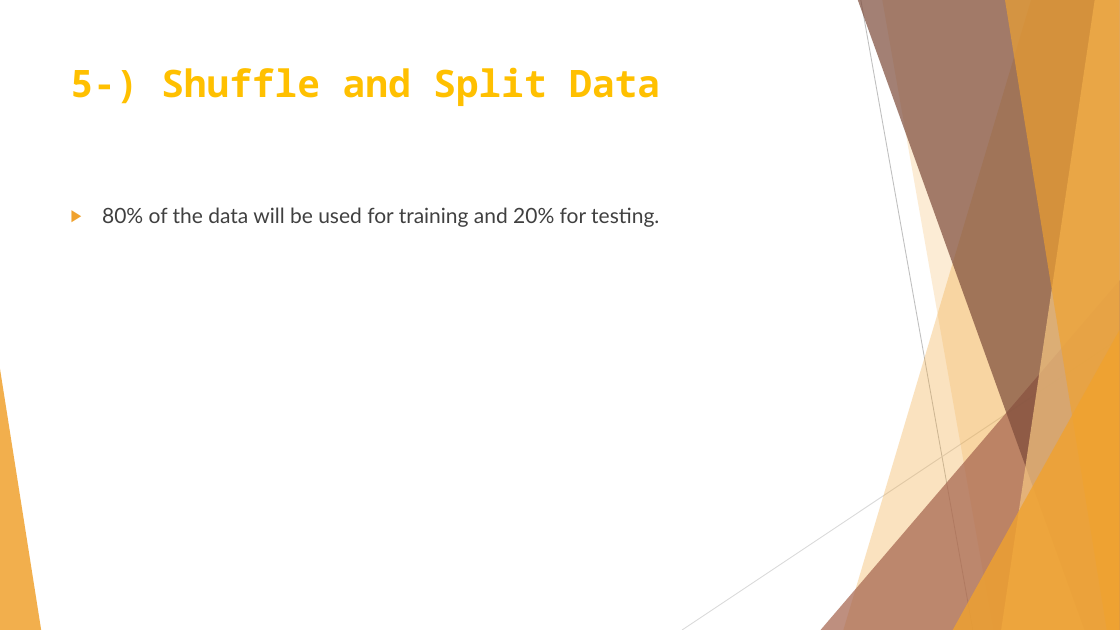
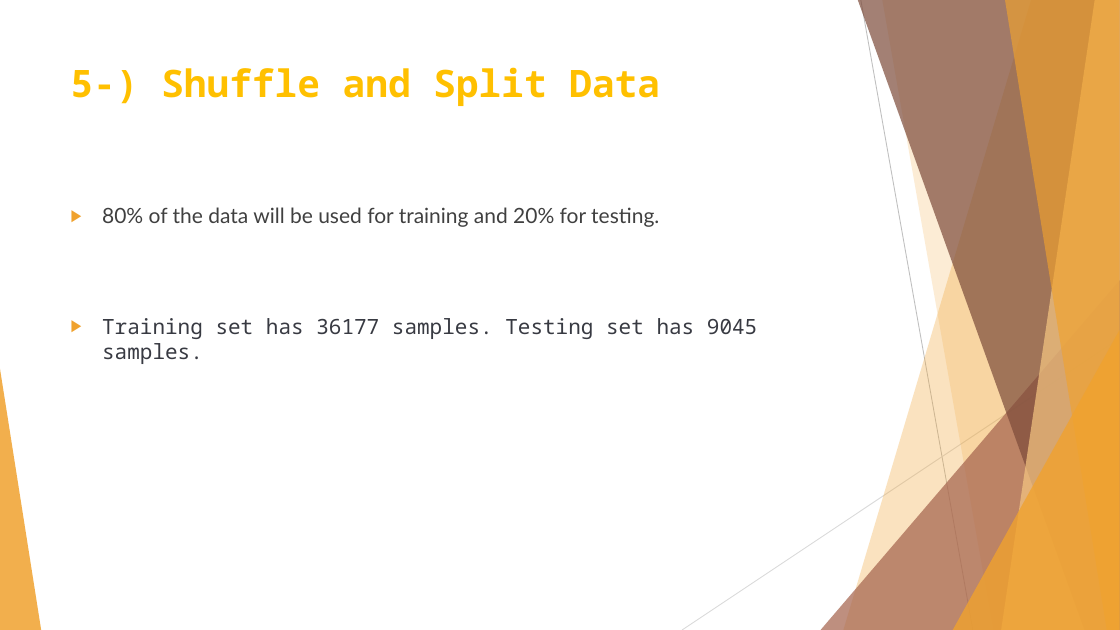
Before and after one commit to badicev/finding_donors, a slide deck: slide 22 of MLCharity-BaşakDilaraÇevik.pptx (slide 16 before the commit). Drawn at 1120x630 pixels with LibreOffice and Linux fonts; fonts in the diff are those of the drawing. Boxes give left, top, right and bottom in pixels: in the first picture for what was removed or moved away, otherwise in the second. Text is boxed around its words. In the diff, an @@ line names an element or a change of style, - is before the commit and + after.

```diff
--- a/MLCharity-BaşakDilaraÇevik.pptx
+++ b/MLCharity-BaşakDilaraÇevik.pptx
@@ text at <box>102,318,757,364</box>: paragraph added @@
+▶ Training set has 36177 samples. Testing set has 9045 samples.
```
Also in this commit, not shown: 7 other slides changed, 13 slides added, 4 slides removed, 41 other files.
